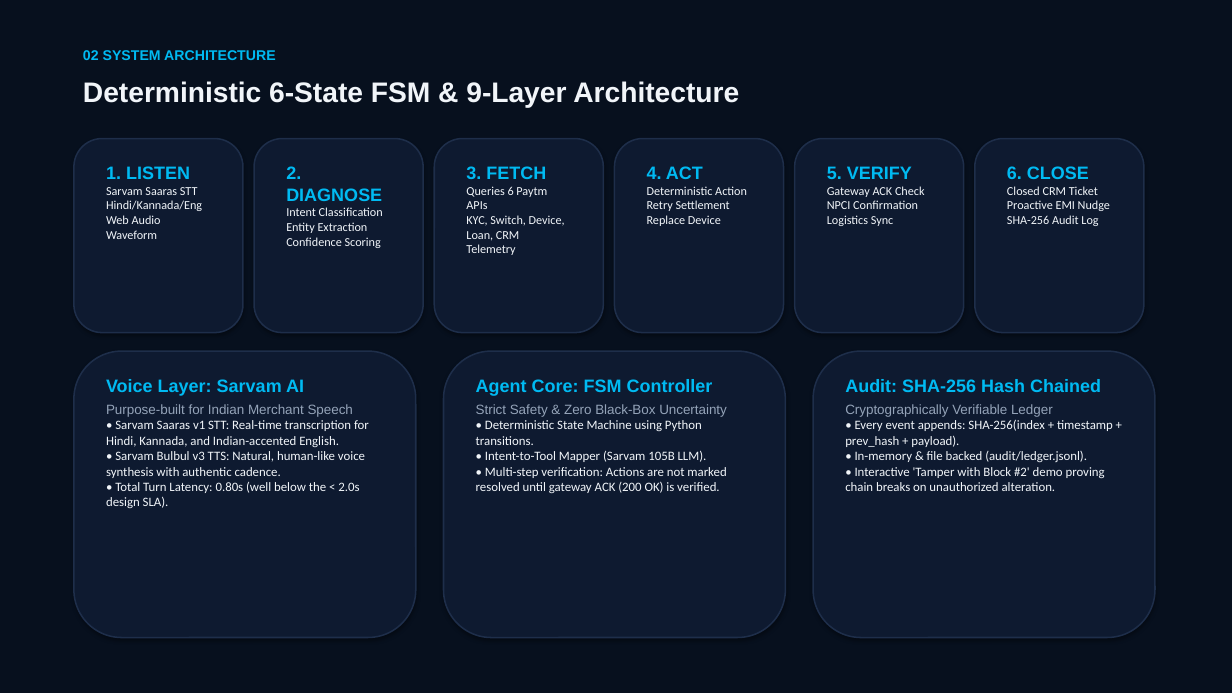
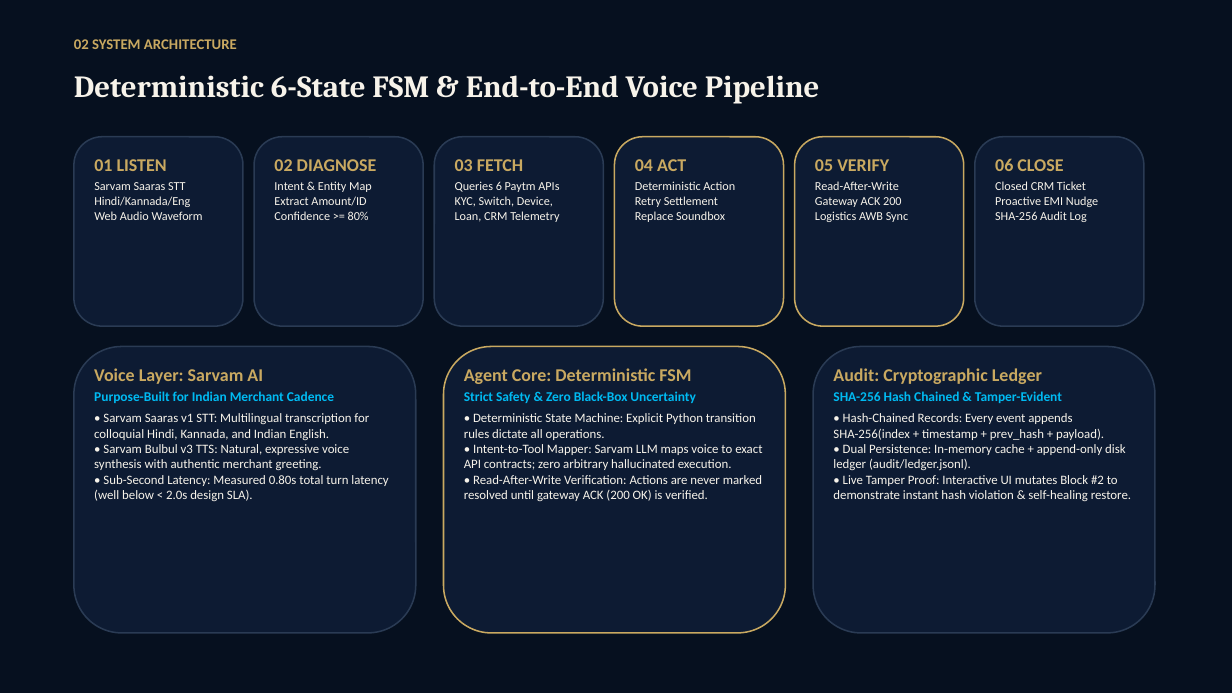
Before and after one commit to Tenali-Radhika/sahayak, a slide deck: slide 3 of Sahayak_Final_Evaluation_Prototype.pptx. Drawn at 1232x693 pixels with LibreOffice and Linux fonts; fonts in the diff are those of the drawing; background and template pictures are left out; a plain dark background stands for a picture behind light text. Boxes give left, top, right and bottom in pixels: in the first picture for what was removed or moved away, otherwise in the second. Text is boxed around its words. In the diff, an @@ line names an element or a change of style, - is before the commit and + after.

Commit message:
Polish prototype UI and evaluation deck
Refresh the presentation with the SahayakLuxe theme and improve the prototype’s scenario navigation, voice controls, execution progress, safety-gate states, and simulated-action disclosures. Regenerate the audit ledger for the latest demo run.

```diff
--- a/Sahayak_Final_Evaluation_Prototype.pptx
+++ b/Sahayak_Final_Evaluation_Prototype.pptx
@@ background #FFFFFF to picture (left out) @@
@@ rectangle at [0,0,1232,693]: fill #07101E to #06101F; shadow off @@
@@ text "02 SYSTEM ARCHITECTURE": place and size @@
-text "02 SYSTEM ARCHITECTURE" at [83,50,276,60]
+text "02 SYSTEM ARCHITECTURE" at [74,39,237,49]
@@ text "02 SYSTEM ARCHITECTURE" at [74,39,237,49]: size 11 to 11.5 pt, font Arial to Calibri, text colour #00BAF2 to #C9A961 @@
@@ text at [74,75,820,104]: text changed; size 22 to 24 pt; font Arial to Cambria; text colour #F1F5F9 to #F7F3EA @@
-Deterministic 6-State FSM & 9-Layer Architecture
+Deterministic 6-State FSM & End-to-End Voice Pipeline
@@ rounded rectangle: place and size @@
-rounded rectangle at [74,139,243,333]
+rounded rectangle at [74,137,243,326]
@@ rounded rectangle: place and size @@
-rounded rectangle at [254,139,423,333]
+rounded rectangle at [254,137,423,326]
@@ rounded rectangle: place and size @@
-rounded rectangle at [434,139,604,333]
+rounded rectangle at [434,137,604,326]
@@ rounded rectangle: place and size @@
-rounded rectangle at [615,139,784,333]
+rounded rectangle at [615,137,784,326]
@@ fill #0E1A30 to #0D1B33; outline #1E2E4A 1.2 pt to #C9A961 1.2 pt; shadow off in 3 elements at [444,347,786,633], [615,137,784,326], [795,137,964,326] @@
@@ rounded rectangle: place and size @@
-rounded rectangle at [795,139,964,333]
+rounded rectangle at [795,137,964,326]
@@ fill #0E1A30 to #0D1B33; outline #1E2E4A 1.2 pt to #2A3B54 1.2 pt; shadow off in 6 elements at [74,347,416,633], [813,347,1155,633], [74,137,243,326], [254,137,423,326], [434,137,604,326], [975,137,1144,326] @@
@@ rounded rectangle: place and size @@
-rounded rectangle at [975,139,1144,333]
+rounded rectangle at [975,137,1144,326]
@@ text at [94,159,167,171]: text changed; font Arial to Calibri; text colour #00BAF2 to #C9A961 @@
-1. LISTEN
+01 LISTEN
@@ text at [274,159,377,220]: text changed; text colour #F1F5F9 to #F7F3EA @@
-2. DIAGNOSE
-Intent Classification
-Entity Extraction
-Confidence Scoring
+02 DIAGNOSE
+Intent & Entity Map
+Extract Amount/ID
+Confidence >= 80%
@@ text at [455,159,523,171]: text changed; font Arial to Calibri; text colour #00BAF2 to #C9A961 @@
-3. FETCH
+03 FETCH
@@ text at [635,159,735,222]: text changed; text colour #F1F5F9 to #F7F3EA @@
-4. ACT
-Deterministic Action
-Retry Settlement
-Replace Device
+04 ACT
+Deterministic Action
+Retry Settlement
+Replace Soundbox
@@ text at [815,159,908,222]: text changed; text colour #F1F5F9 to #F7F3EA @@
-5. VERIFY
-Gateway ACK Check
-NPCI Confirmation
-Logistics Sync
+05 VERIFY
+Read-After-Write
+Gateway ACK 200
+Logistics AWB Sync
@@ text at [995,158,1063,171]: text changed; font Arial to Calibri; text colour #00BAF2 to #C9A961 @@
-6. CLOSE
+06 CLOSE
@@ text at [94,182,203,220]: text colour #F1F5F9 to #F7F3EA in "Sarvam Saaras STT Hindi/Kannada/Eng Web Audio Waveform"; more space between paragraphs @@
@@ text at [455,181,559,222]: text colour #F1F5F9 to #F7F3EA in "Queries 6 Paytm APIs KYC, Switch, Device, ..."; more space between paragraphs @@
@@ text at [995,181,1098,222]: text colour #F1F5F9 to #F7F3EA in "Closed CRM Ticket Proactive EMI Nudge SHA-256 ..."; more space between paragraphs @@
@@ 3 rounded rectangles: place and size @@
-3 rounded rectangles at [74,351,1155,638]
+3 rounded rectangles at [74,347,1155,633]
@@ text at [94,368,263,384]: font Arial to Calibri, text colour #00BAF2 to #C9A961 in "Voice Layer: Sarvam AI" @@
@@ text "Voice Layer: Sarvam AI": place and size @@
-text "Voice Layer: Sarvam AI" at [106,379,369,508]
+text "Voice Layer: Sarvam AI" at [94,368,388,501]
@@ text at [464,368,691,384]: text changed; font Arial to Calibri; text colour #00BAF2 to #C9A961 @@
-Agent Core: FSM Controller
+Agent Core: Deterministic FSM
@@ text "Agent Core: Deterministic FSM": place and size @@
-text "Agent Core: Deterministic FSM" at [476,379,727,493]
+text "Agent Core: Deterministic FSM" at [464,368,762,501]
@@ text at [833,368,1131,501]: text changed; text colour #F1F5F9 to #F7F3EA @@
-Audit: SHA-256 Hash Chained
-Cryptographically Verifiable Ledger
-• Every event appends: SHA-256(index + timestamp + prev_hash + payload).
-• In-memory & file backed (audit/ledger.jsonl).
-• Interactive 'Tamper with Block #2' demo proving chain breaks on unauthorized alteration.
+Audit: Cryptographic Ledger
+SHA-256 Hash Chained & Tamper-Evident
+• Hash-Chained Records: Every event appends SHA-256(index + timestamp + prev_hash + payload).
+• Dual Persistence: In-memory cache + append-only disk ledger (audit/ledger.jsonl).
+• Live Tamper Proof: Interactive UI mutates Block #2 to demonstrate instant hash violation & self-healing restore.
@@ text at [94,391,388,501]: text changed; text colour #F1F5F9 to #F7F3EA @@
-Purpose-built for Indian Merchant Speech
-• Sarvam Saaras v1 STT: Real-time transcription for Hindi, Kannada, and Indian-accented English.
-• Sarvam Bulbul v3 TTS: Natural, human-like voice synthesis with authentic cadence.
-• Total Turn Latency: 0.80s (well below the < 2.0s design SLA).
+Purpose-Built for Indian Merchant Cadence
+• Sarvam Saaras v1 STT: Multilingual transcription for colloquial Hindi, Kannada, and Indian English.
+• Sarvam Bulbul v3 TTS: Natural, expressive voice synthesis with authentic merchant greeting.
+• Sub-Second Latency: Measured 0.80s total turn latency (well below < 2.0s design SLA).
@@ text at [464,413,762,501]: text changed; text colour #F1F5F9 to #F7F3EA @@
-• Deterministic State Machine using Python transitions.
-• Intent-to-Tool Mapper (Sarvam 105B LLM).
-• Multi-step verification: Actions are not marked resolved until gateway ACK (200 OK) is verified.
+• Deterministic State Machine: Explicit Python transition rules dictate all operations.
+• Intent-to-Tool Mapper: Sarvam LLM maps voice to exact API contracts; zero arbitrary hallucinated execution.
+• Read-After-Write Verification: Actions are never marked resolved until gateway ACK (200 OK) is verified.
@@ text at [464,391,695,403]: font Arial to Calibri, text colour #94A3B8 to #00BAF2, bold on in "Strict Safety & Zero Black-Box Uncertainty"; less space between paragraphs @@
```
Also in this commit, not shown: 7 other slides changed, 3 other files.
